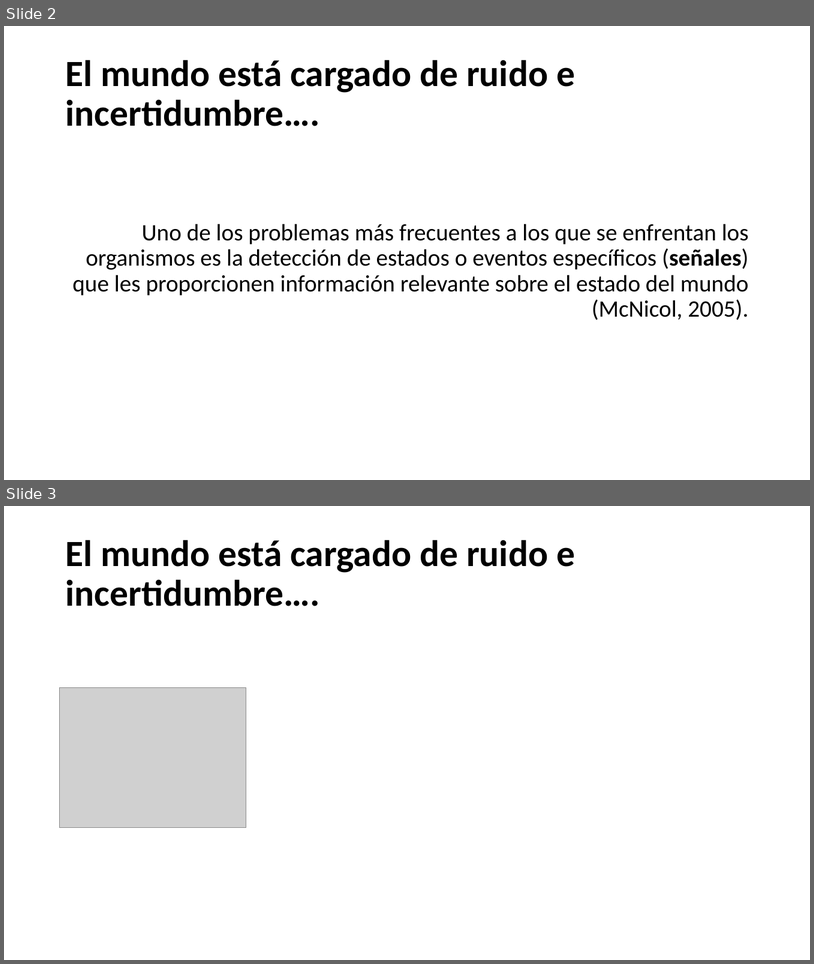
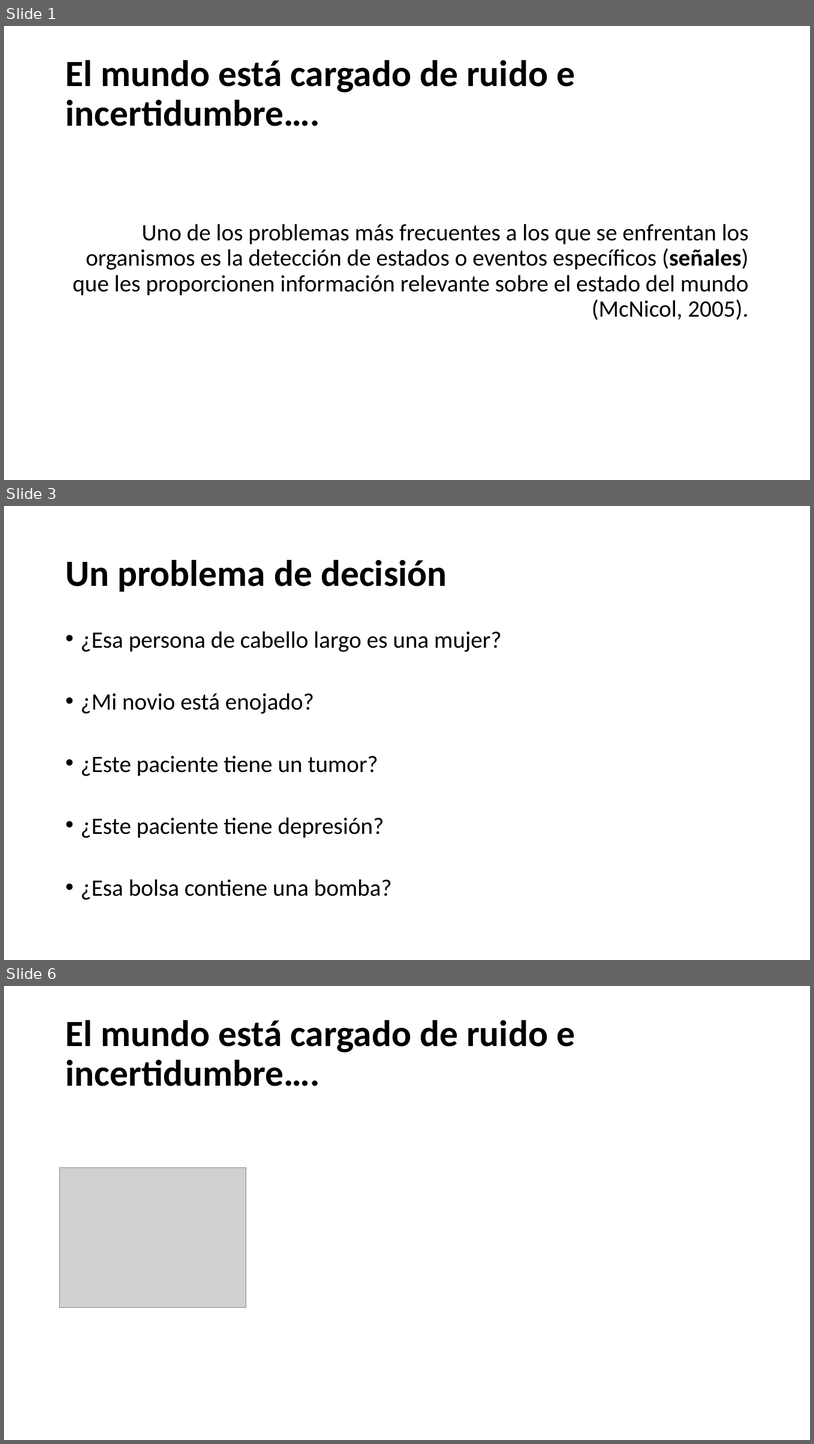
Before and after one commit to Adrifelcha/Adrifelcha, a slide deck: Tesis/Presentaciones/AMC_TDS.pptx. Shown one above the other, each under a label of ours: slides 2 and 3 before the commit, slides 1, 3 and 6 after it; the slides between them are not shown. The pictures are 814x964 and 814x1444 pixels, drawn with LibreOffice and Linux fonts; fonts in the diff are those of the drawing; grey boxes stand for pictures. Boxes give left, top, right and bottom in pixels: in the first picture for what was removed or moved away, otherwise in the second. Text is boxed around its words. In the diff, an @@ line names an element or a change of style, - is before the commit and + after.

```diff
--- a/Tesis/Presentaciones/AMC_TDS.pptx
+++ b/Tesis/Presentaciones/AMC_TDS.pptx
@@ slide 3 added at (4,506,810,960), background #FFFFFF @@
@@ title added at (65,559,447,592), 44 pt, text #000000, bold @@
+Un problema de decisión
@@ text added at (81,631,501,900), 28 pt, text #000000 @@
+• ¿Esa persona de cabello largo es una mujer?
+• ¿Mi novio está enojado?
+• ¿Este paciente tiene un tumor?
+• ¿Este paciente tiene depresión?
+• ¿Esa bolsa contiene una bomba?
@@ what was slide 2 is now slide 1 @@
@@ what was slide 3 is now slide 6 @@
```
Also in this commit, not shown: 11 other slides added, 1 slide removed, 1 other file.
